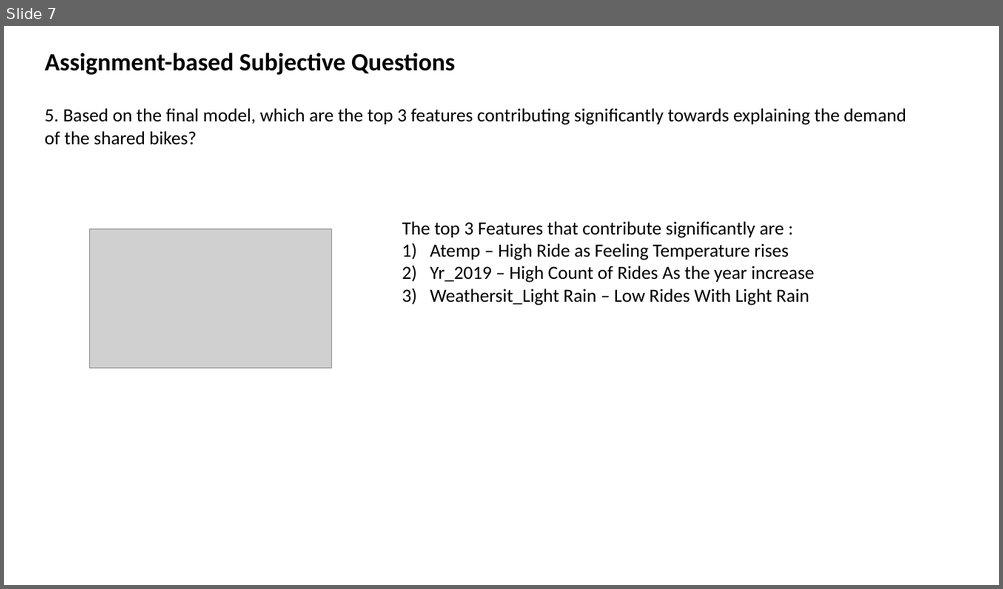
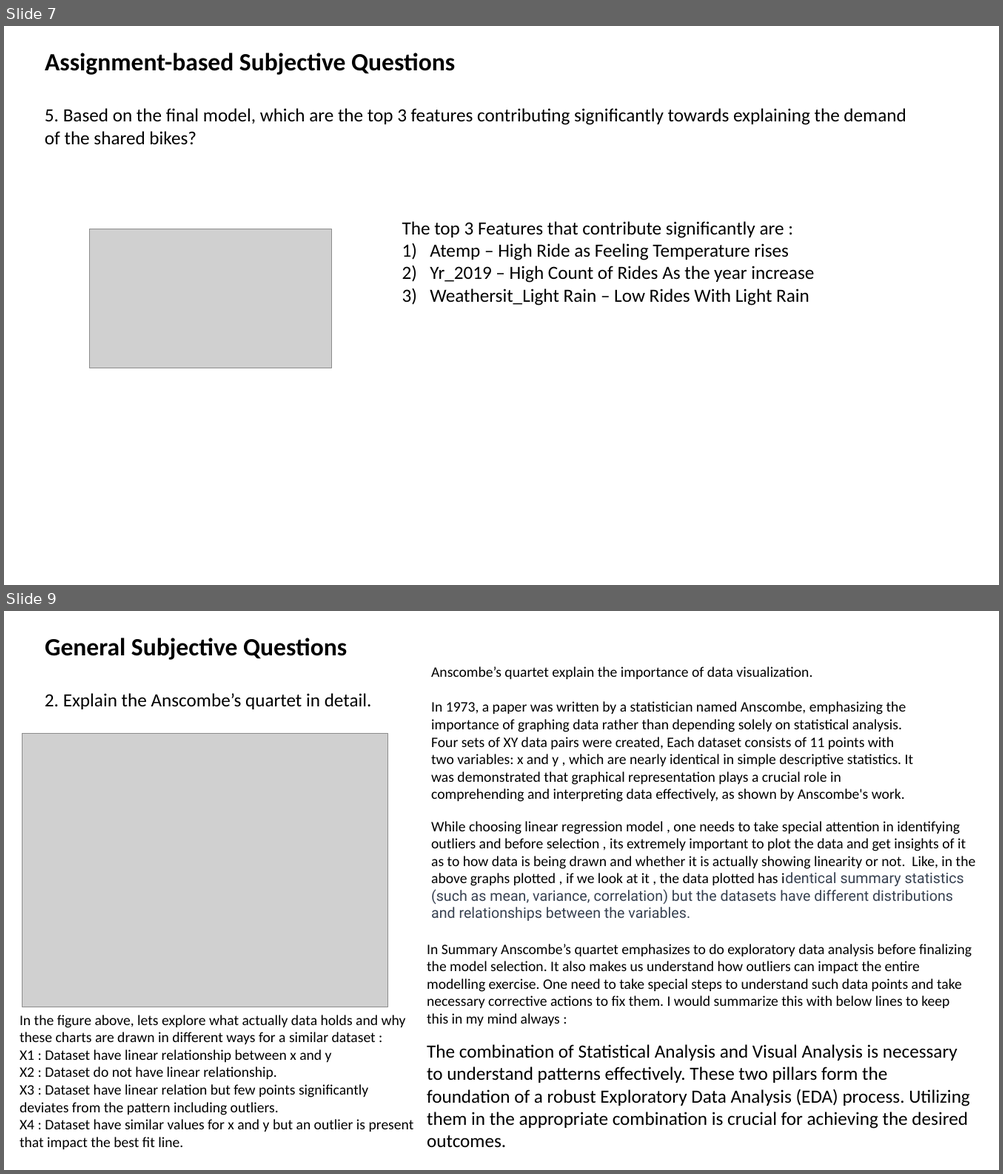
Before and after one commit to gurpreetkalra/BoomBikeCaseStudy, a slide deck: Boom Bikes.pptx. Shown one above the other, each under a label of ours: slide 7 before the commit, slides 7 and 9 after it; the slides between them are not shown. The pictures are 1003x589 and 1003x1174 pixels, drawn with LibreOffice and Linux fonts; fonts in the diff are those of the drawing; grey boxes stand for pictures. Boxes give left, top, right and bottom in pixels: in the first picture for what was removed or moved away, otherwise in the second. Text is boxed around its words. In the diff, an @@ line names an element or a change of style, - is before the commit and + after.

```diff
--- a/Boom Bikes.pptx
+++ b/Boom Bikes.pptx
@@ slide 9 added at [4, 611, 999, 1170], background #FFFFFF @@
@@ text added at [45, 638, 347, 660], 24 pt, text #000000, bold @@
+General Subjective Questions
@@ text added at [431, 667, 913, 802], 14 pt, text #000000 @@
+Anscombe’s quartet explain the importance of data visualization.
+In 1973, a paper was written by a statistician named Anscombe, emphasizing the importance of graphing data rather than depending solely on statistical analysis. Four sets of XY data pairs were created, Each dataset consists of 11 points with two variables: x and y , which are nearly identical in simple descriptive statistics. It was demonstrated that graphical representation plays a crucial role in comprehending and interpreting data effectively, as shown by Anscombe's work.
@@ text added at [45, 693, 372, 709], 18 pt, text #000000 @@
+2. Explain the Anscombe’s quartet in detail.
@@ picture added at [22, 733, 387, 1007] @@
@@ text added at [431, 821, 976, 921], 14 pt, text #000000 @@
+While choosing linear regression model , one needs to take special attention in identifying outliers and before selection , its extremely important to plot the data and get insights of it as to how data is being drawn and whether it is actually showing linearity or not. Like, in the above graphs plotted , if we look at it , the data plotted has identical summary statistics (such as mean, variance, correlation) but the datasets have different distributions and relationships between the variables.
@@ text added at [427, 944, 971, 1026], 14 pt, text #000000 @@
+In Summary Anscombe’s quartet emphasizes to do exploratory data analysis before finalizing the model selection. It also makes us understand how outliers can impact the entire modelling exercise. One need to take special steps to understand such data points and take necessary corrective actions to fix them. I would summarize this with below lines to keep this in my mind always :
@@ text added at [20, 1015, 414, 1150], 14 pt, text #000000 @@
+In the figure above, lets explore what actually data holds and why these charts are drawn in different ways for a similar dataset :
+X1 : Dataset have linear relationship between x and y
+X2 : Dataset do not have linear relationship.
+X3 : Dataset have linear relation but few points significantly deviates from the pattern including outliers.
+X4 : Dataset have similar values for x and y but an outlier is present that impact the best fit line.
@@ text added at [427, 1045, 970, 1148], 18 pt, text #000000 @@
+The combination of Statistical Analysis and Visual Analysis is necessary to understand patterns effectively. These two pillars form the foundation of a robust Exploratory Data Analysis (EDA) process. Utilizing them in the appropriate combination is crucial for achieving the desired outcomes.
```
Also in this commit, not shown: 2 slides changed, 3 other slides added.
